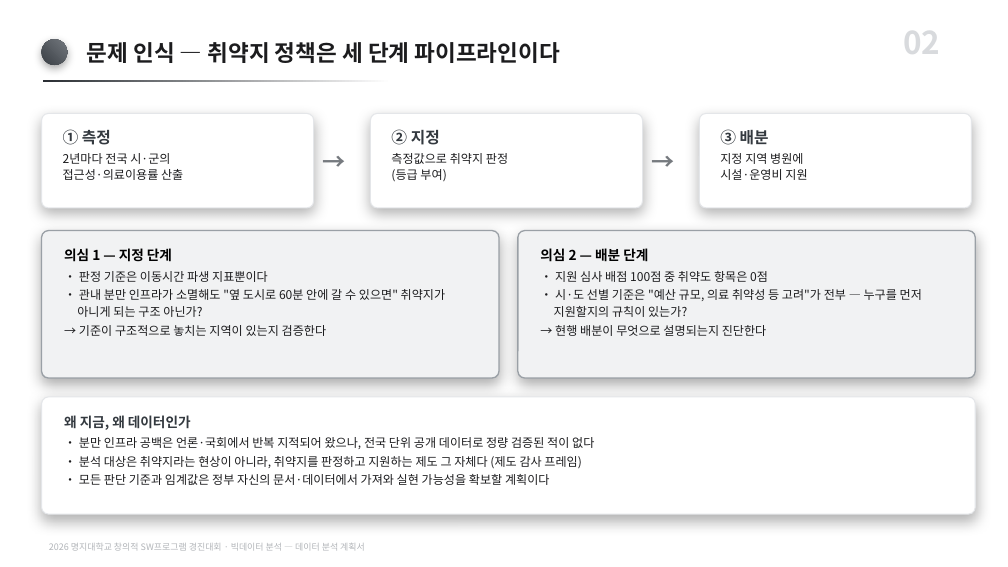
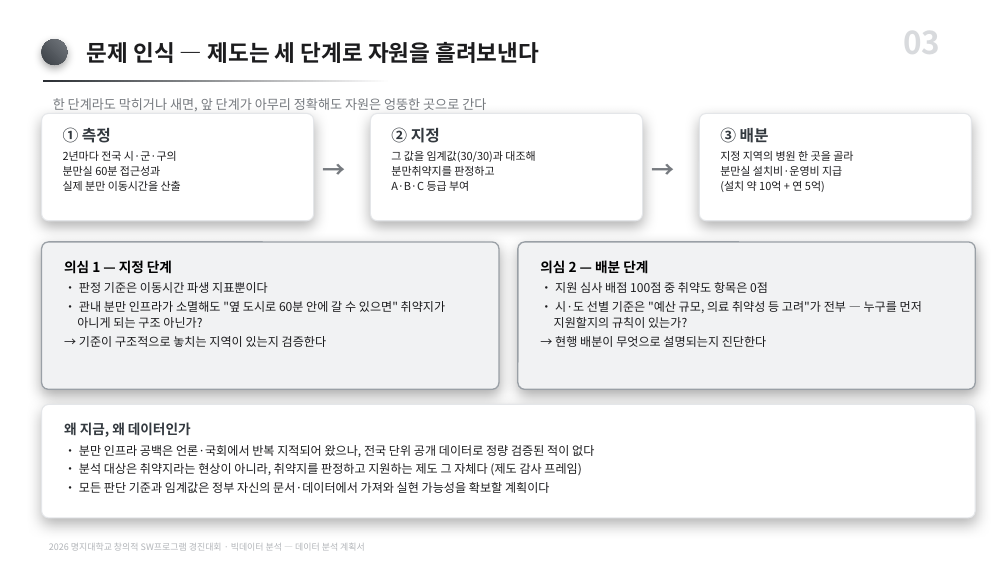
Before and after one commit to karvvan/maternity-care-policy-audit, a slide deck: slide 3 of 04_제출물/데이터분석_계획서.pptx (slide 2 before the commit). Drawn at 1008x567 pixels with LibreOffice and Linux fonts; fonts in the diff are those of the drawing. Boxes give left, top, right and bottom in pixels: in the first picture for what was removed or moved away, otherwise in the second. Text is boxed around its words. In the diff, an @@ line names an element or a change of style, - is before the commit and + after.

Commit message:
논증의 흐름 재구성 — 아이디어의 발단부터 시작하고, 각 장의 의의를 명시
보고서
- §1 전면 재작성. "의료 공백은 정말 자원의 절대량이 모자라서 생기는가"라는
  의심에서 출발해 → 자원을 보내는 제도가 이미 있다 → 그 제도는 작동하는가
  → 그래서 제도 자체를 감사한다, 로 이어지는 발단→질문 흐름을 세움.
  분만취약지가 '거리·시간으로 정의된 개념'임을 §1.2에서 먼저 정의한다.
- §1.5에 연구 질문 4개의 '겨냥하는 지점'과 '답을 얻으면 알게 되는 것'을 표로 추가.
- §2~§7 각 장 머리에 '이 장의 의의' 단락 추가 — 왜 이 순서인지, 이 장이
  다음 장에 무엇을 넘겨주는지를 명시.
- 요약면의 '구성' 한 줄을 논증 흐름 표로 교체(각 장이 답하는 것 → 여는 다음 질문).
- §10에 '발단의 질문으로 돌아가서'를 신설해 출발 가설에 근거 3건으로 답함.
- 표 번호 1씩 밀림(신규 표 1 삽입). 21쪽 → 25쪽.

PPT (양쪽 공통)
- '출발점' 슬라이드 신설 — 발단 3단 + 분만취약지 정의 + 연구 질문.
  용어를 정의 없이 던지던 문제를 앞에서 해소한다.
- 파이프라인 카드 문구 구체화: '접근성' → '분만실 60분 접근성',
  '측정값으로 판정' → '임계값(30/30)과 대조해 분만취약지 판정' 등.
- 슬라이드 번호를 자동 채번으로 전환(중간 삽입 시 수동 재번호 불필요).
- 결과 덱 RQ 참조 칩이 어두운 바탕에 어두운 글씨로 읽히지 않던 버그 수정.

결과: 결과보고서 19장 → 20장, 계획서 12장 → 13장.

```diff
--- a/04_제출물/데이터분석_계획서.pptx
+++ b/04_제출물/데이터분석_계획서.pptx
@@ text at box(903, 18, 940, 64): text changed @@
-02
+03
@@ text at box(87, 42, 539, 63): text changed @@
-문제 인식 — 취약지 정책은 세 단계 파이프라인이다
+문제 인식 — 제도는 세 단계로 자원을 흘려보낸다
@@ rounded rectangle: place and size @@
-rounded rectangle at box(42, 113, 314, 208)
+rounded rectangle at box(42, 113, 314, 221)
@@ text added at box(53, 98, 486, 111), 12.5 pt, text #767A7F @@
+한 단계라도 막히거나 새면, 앞 단계가 아무리 정확해도 자원은 엉뚱한 곳으로 간다
@@ rounded rectangle: place and size @@
-rounded rectangle at box(371, 113, 643, 208)
+rounded rectangle at box(371, 113, 643, 221)
@@ proportions changed in 4 elements at box(42, 405, 975, 518), box(42, 113, 314, 221), box(371, 113, 643, 221), box(699, 113, 972, 221) @@
@@ rounded rectangle: place and size @@
-rounded rectangle at box(699, 113, 972, 208)
+rounded rectangle at box(699, 113, 972, 221)
@@ text "→": place and size @@
-text "→" at box(315, 140, 372, 185)
+text "→" at box(315, 147, 372, 193)
@@ text "→": place and size @@
-text "→" at box(644, 140, 701, 185)
+text "→" at box(644, 147, 701, 193)
@@ text at box(63, 151, 181, 191): text changed; size 11.5 to 10.5 pt @@
-2년마다 전국 시·군의
-접근성·의료이용률 산출
+2년마다 전국 시·군·구의
+분만실 60분 접근성과
+실제 분만 이동시간을 산출
@@ text at box(391, 151, 535, 191): text changed; size 11.5 to 10.5 pt @@
-측정값으로 취약지 판정
-(등급 부여)
+그 값을 임계값(30/30)과 대조해
+분만취약지를 판정하고
+A·B·C 등급 부여
@@ text at box(720, 151, 853, 192): text changed; size 11.5 to 10.5 pt @@
-지정 지역 병원에
-시설·운영비 지원
+지정 지역의 병원 한 곳을 골라
+분만실 설치비·운영비 지급
+(설치 약 10억 + 연 5억)
@@ 2 texts, 2 rounded rectangles: place and size @@
-2 texts, 2 rounded rectangles at box(42, 231, 975, 378)
+2 texts, 2 rounded rectangles at box(42, 242, 975, 389)
@@ rounded rectangle: place and size @@
-rounded rectangle at box(42, 397, 975, 514)
+rounded rectangle at box(42, 405, 975, 518)
@@ text "왜 지금, 왜 데이터인가": place and size @@
-text "왜 지금, 왜 데이터인가" at box(64, 415, 594, 485)
+text "왜 지금, 왜 데이터인가" at box(64, 422, 594, 493)
```
Also in this commit, not shown: 10 other slides changed, 1 slide added, 6 other files.
